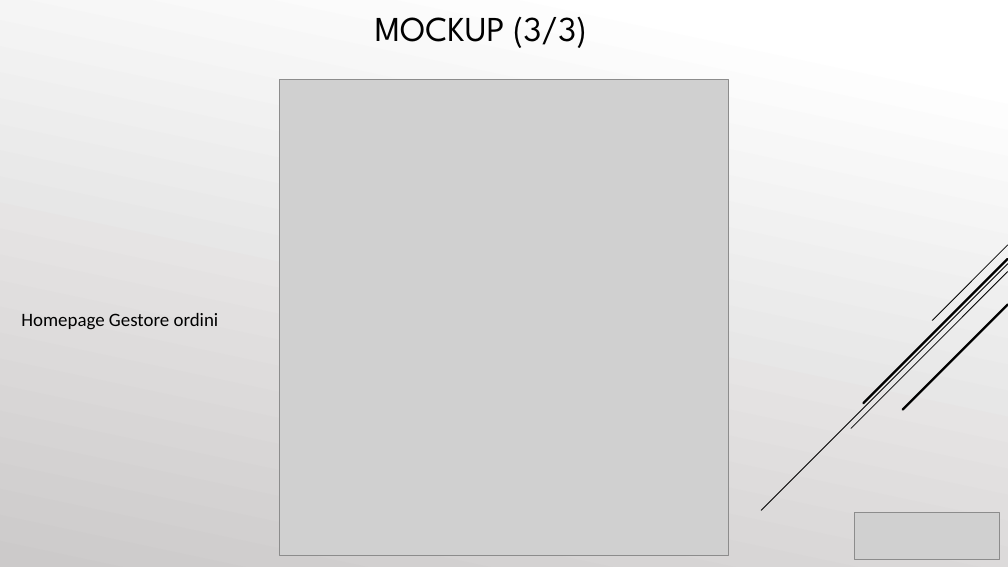
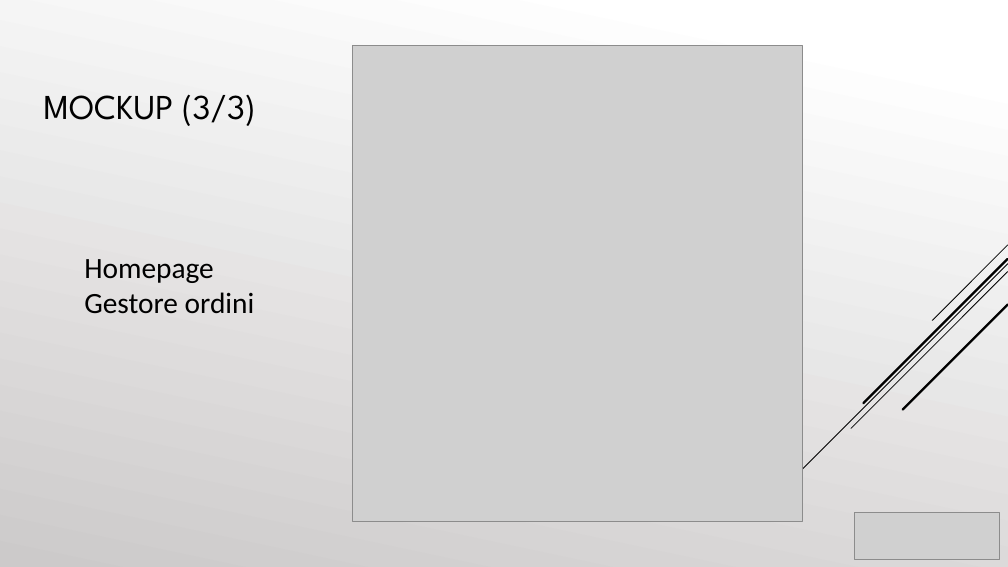
Before and after one commit to cosimob28/GamesHub, a slide deck: slide 22 of Work in progress/Presentazione/GamesHub.pptx. Drawn at 1008x567 pixels with LibreOffice and Linux fonts; fonts in the diff are those of the drawing; grey boxes stand for pictures. Boxes give left, top, right and bottom in pixels: in the first picture for what was removed or moved away, otherwise in the second. Text is boxed around its words. In the diff, an @@ line names an element or a change of style, - is before the commit and + after.

```diff
--- a/Work in progress/Presentazione/GamesHub.pptx
+++ b/Work in progress/Presentazione/GamesHub.pptx
@@ picture: place and size @@
-picture at box(279, 79, 729, 556)
+picture at box(352, 45, 802, 522)
@@ text "MOCKUP (3/3)": place and size @@
-text "MOCKUP (3/3)" at box(375, 17, 587, 48)
+text "MOCKUP (3/3)" at box(44, 94, 256, 126)
@@ text "Homepage Gestore ordini": place and size @@
-text "Homepage Gestore ordini" at box(21, 313, 219, 330)
+text "Homepage Gestore ordini" at box(84, 259, 255, 314)
@@ text "Homepage Gestore ordini" at box(84, 259, 255, 314): size 18 to 28 pt @@
```
Also in this commit, not shown: 44 other slides changed, 8 slides added, 5 slides removed.
